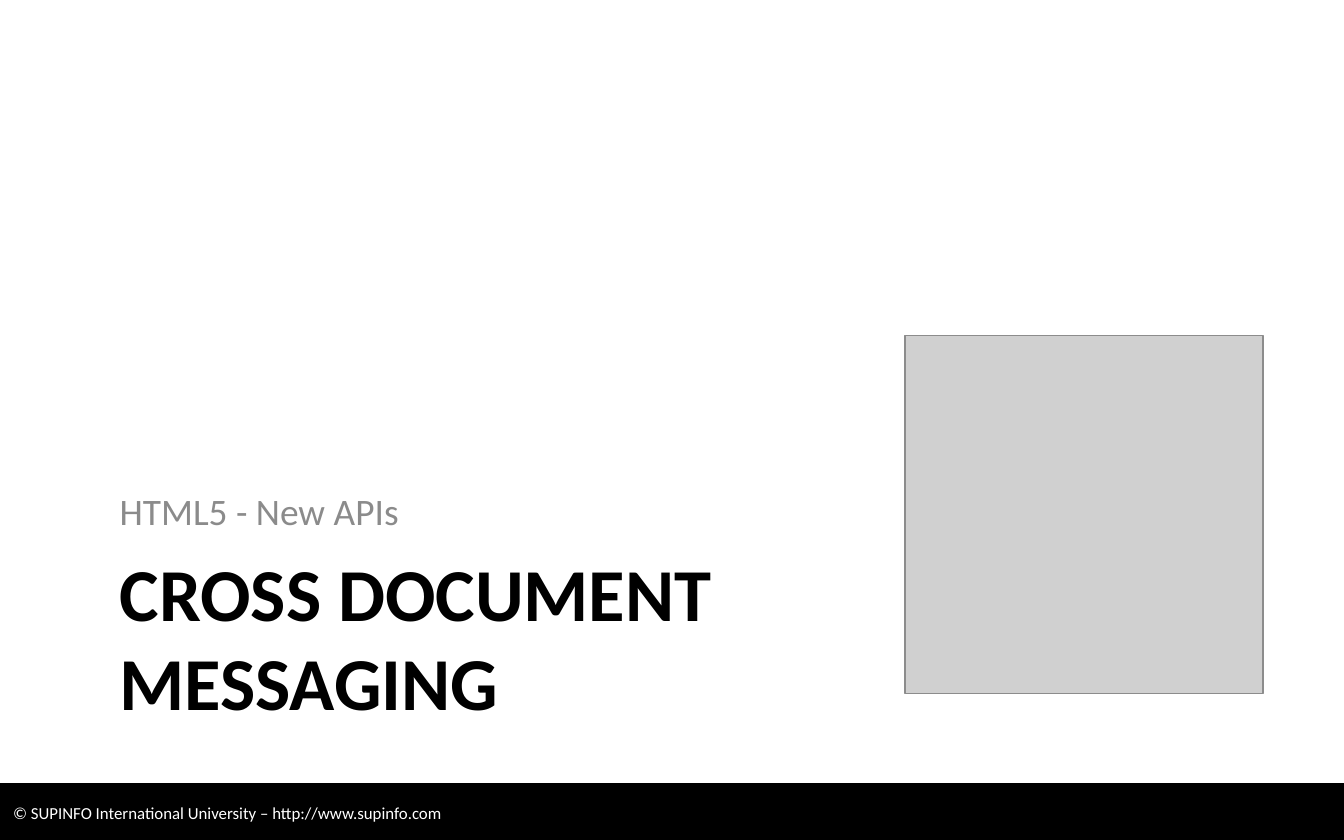
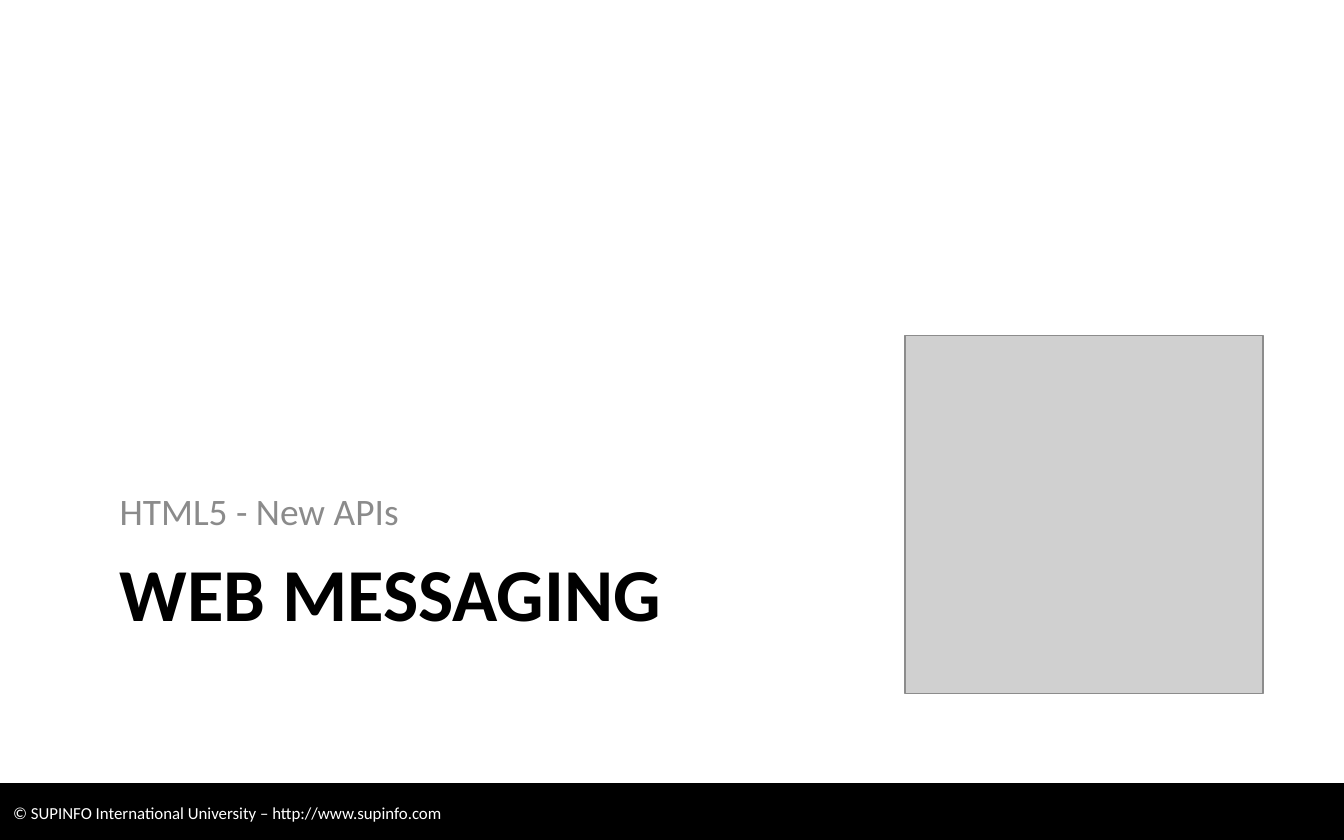
Before and after one commit to CodeCourses/3WEB, a slide deck: slide 4 of 05 - HTML5 - New APIs 1 [RC without Labs].pptx (slide 38 before the commit). Drawn at 1344x840 pixels with LibreOffice and Linux fonts; fonts in the diff are those of the drawing; grey boxes stand for pictures; background and template pictures are left out. Boxes give left, top, right and bottom in pixels: in the first picture for what was removed or moved away, otherwise in the second. Text is boxed around its words. In the diff, an @@ line names an element or a change of style, - is before the commit and + after.

```diff
--- a/05 - HTML5 - New APIs 1 [RC without Labs].pptx
+++ b/05 - HTML5 - New APIs 1 [RC without Labs].pptx
@@ title at <box>120,572,661,622</box>: text changed @@
-CROSS DOCUMENT
-MESSAGING
+WEB MESSAGING
```
Also in this commit, not shown: 10 other slides changed, 14 slides added, 1 slide removed, 9 other files.
